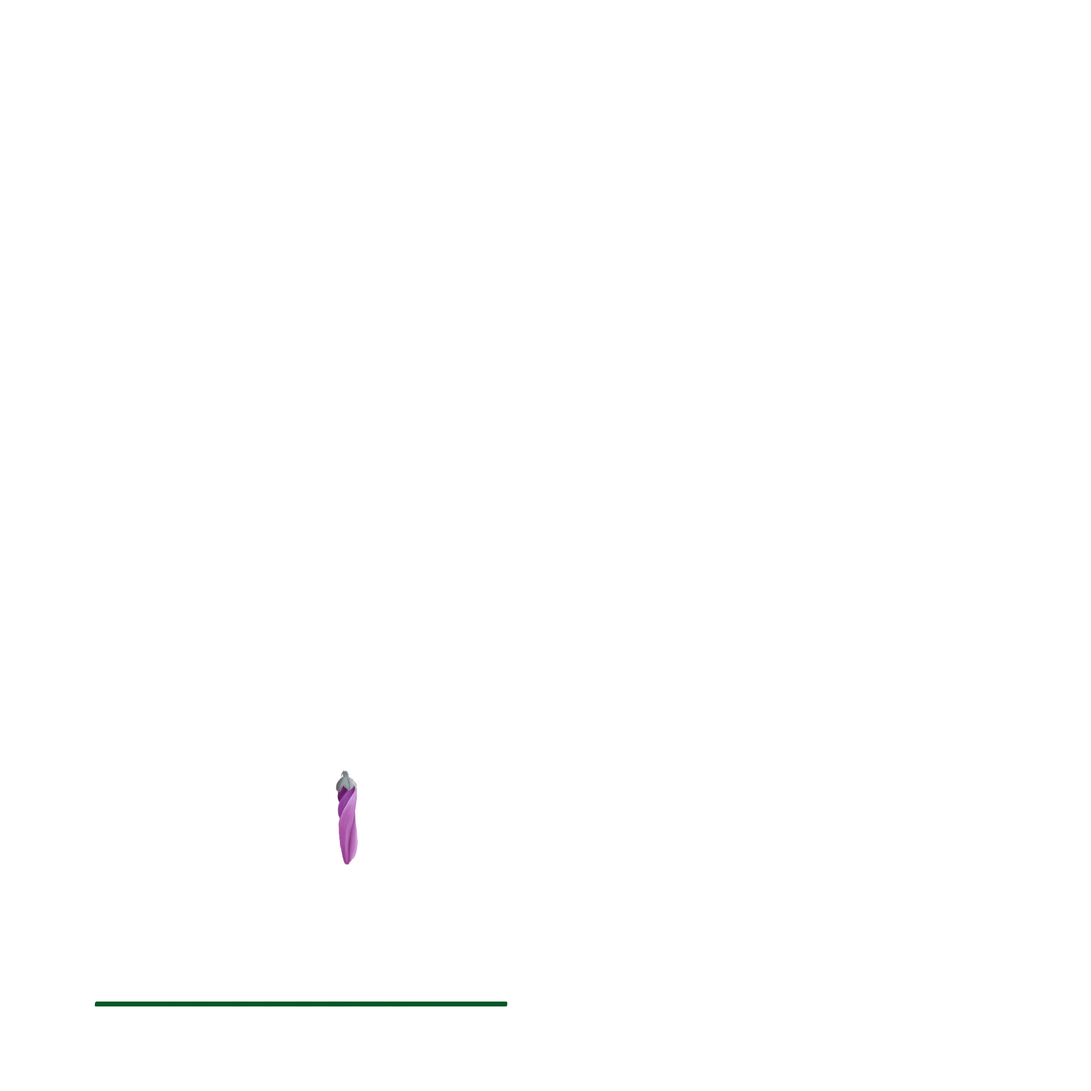
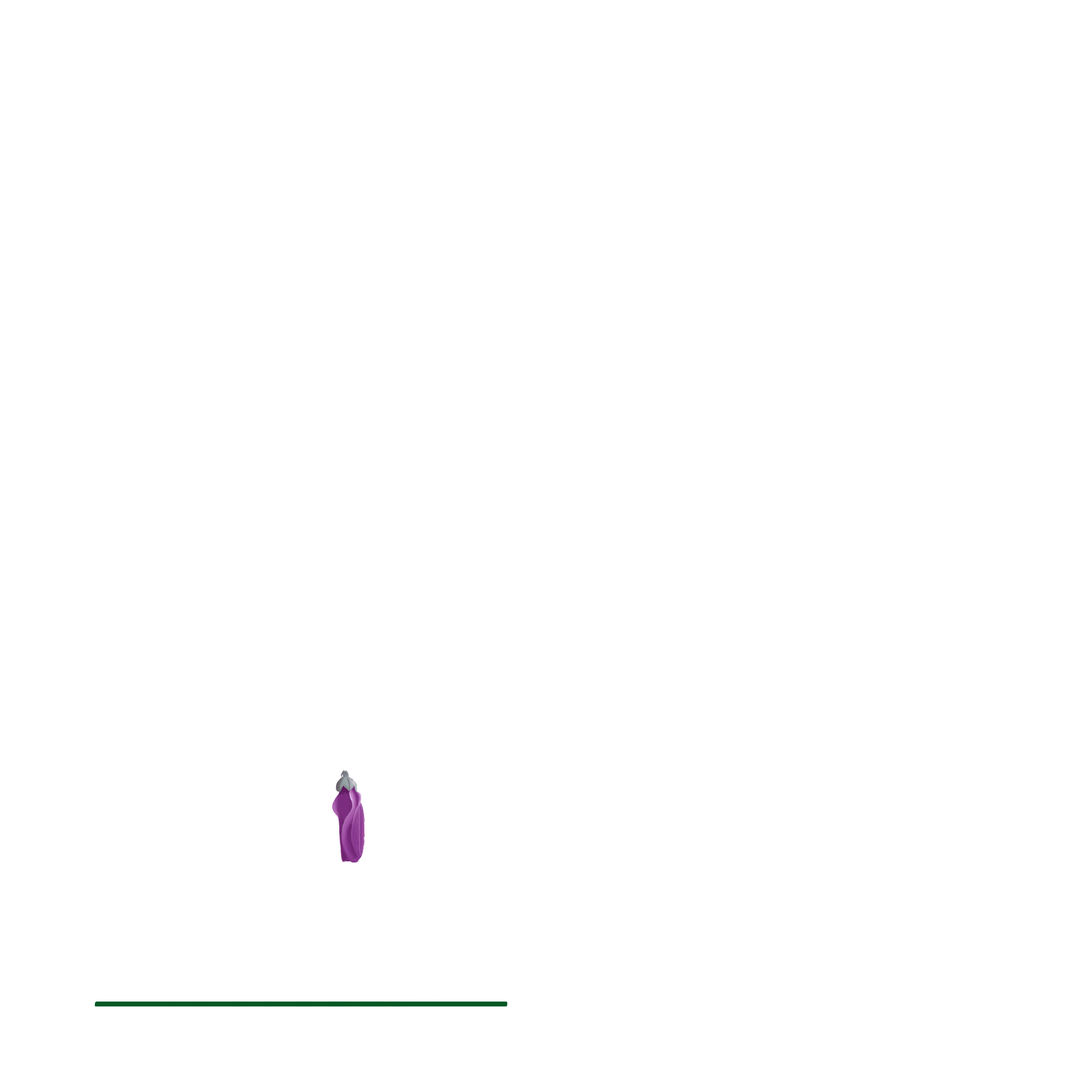
Layered file, before and after one edit (1091×1091). Changes by layer:
added group "Group 20" with 2 layers in group "Group 12" over left=335, top=769, right=447, bottom=820
added layer "Layer 62 copy 5" in group "Group 20" over left=335, top=769, right=358, bottom=793
added layer "Layer 90" in group "Group 20" over left=338, top=783, right=447, bottom=820
showed group "Group 17" (6 layers) over left=331, top=769, right=452, bottom=864
hid group "Group 16" (7 layers) over left=329, top=769, right=369, bottom=867
